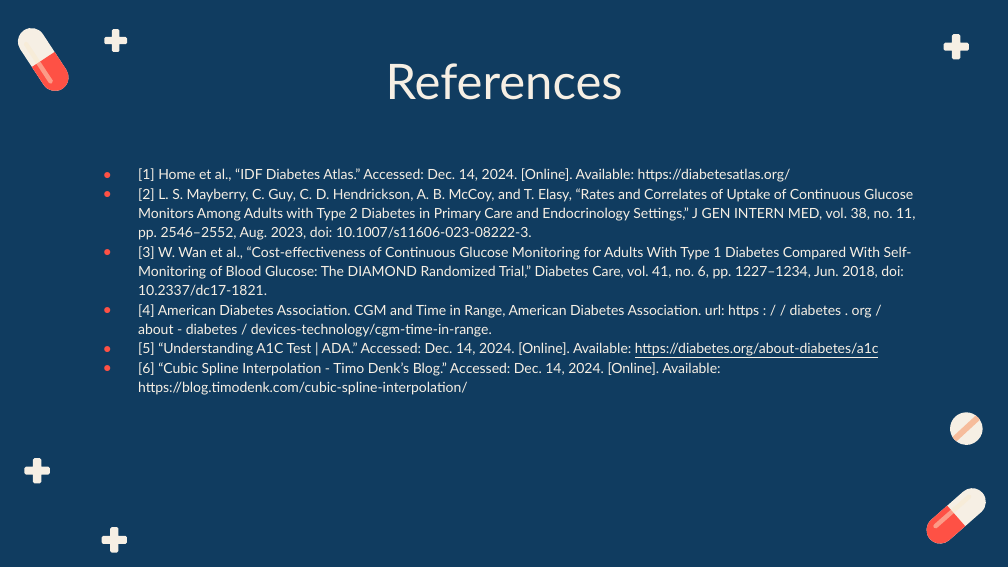
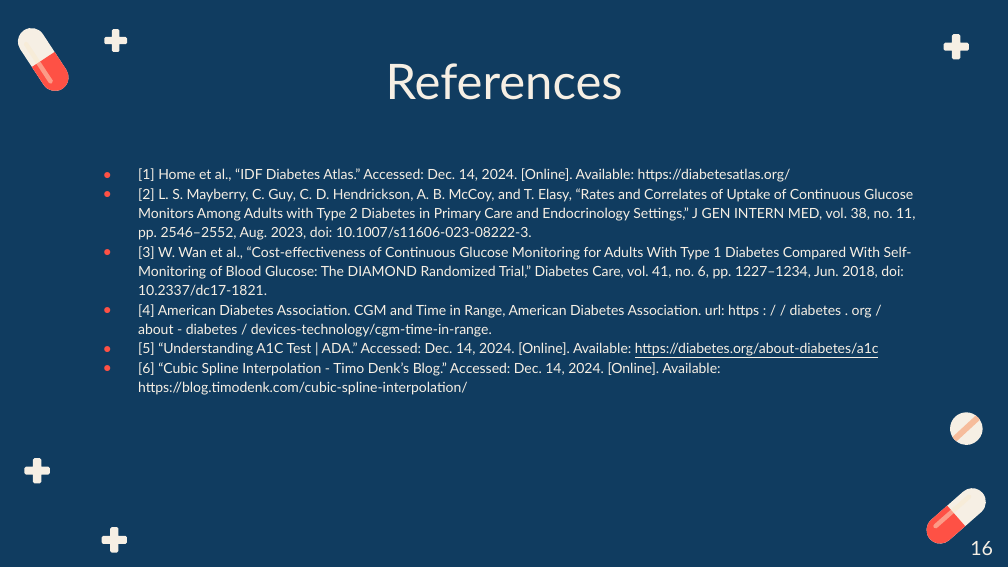
Before and after one commit to BME-Students/DDDM-Project7, a slide deck: slide 16 of From Finger Stick Blood Glucose Samples to the Predictive Power of continuous glucose monitoring.pptx. Drawn at 1008x567 pixels with LibreOffice and Linux fonts; fonts in the diff are those of the drawing. Boxes give left, top, right and bottom in pixels: in the first picture for what was removed or moved away, otherwise in the second. Text is boxed around its words. In the diff, an @@ line names an element or a change of style, - is before the commit and + after.

```diff
--- a/From Finger Stick Blood Glucose Samples to the Predictive Power of continuous glucose monitoring.pptx
+++ b/From Finger Stick Blood Glucose Samples to the Predictive Power of continuous glucose monitoring.pptx
@@ text added at bbox=[970, 541, 993, 555], 14 pt, text #F6EFE4 @@
+16
```
Also in this commit, not shown: 13 other slides changed, 2 slides added, 3 slides removed, 4 other files.
